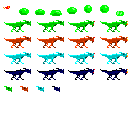
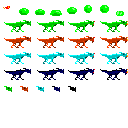
Layer changes from the first 128 x 128 image to the second:
painted on "Color" over (68, 86, 76, 92)
